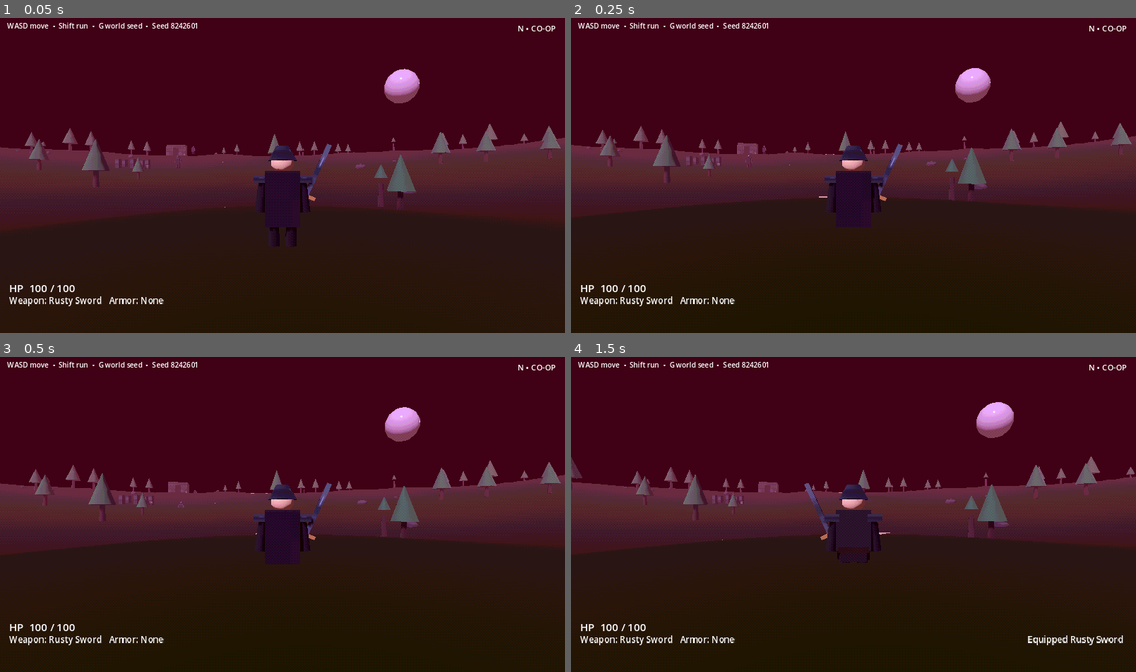
Above: before the commit, frames 1-4 (two rows, left to right).
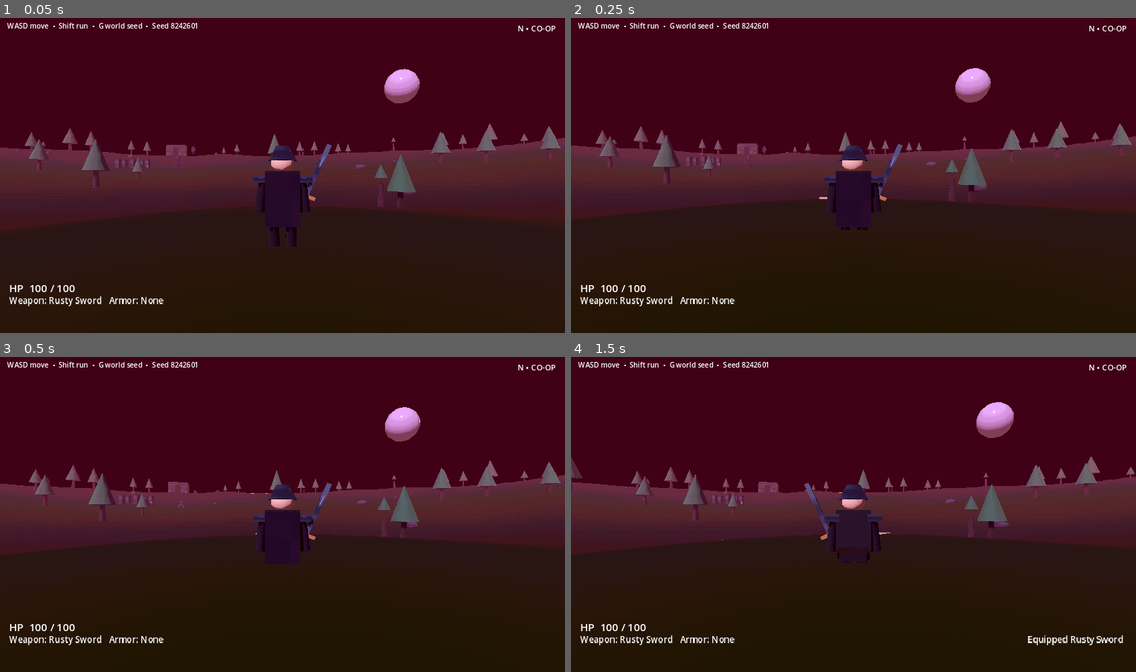
Above: after the commit, the same moments.

Repository: jasonjllind-cpu/aispel
Game: Godot game, scene res://main.tscn
Two runs of this game, one before a commit and one after it. Both use one fixed random seed, a clock stepped at 60 frames per second and the inputs below.
Inputs (mouse positions are in pixels of both pictures, inside the frame that each line leads up to):
- Up to frame 1 (0.05 s): no input
- Up to frame 2 (0.25 s): no input
- Up to frame 3 (0.5 s): no input
- Up to frame 4 (1.5 s): tap Enter at 0.5 s; move the mouse to (881, 511) at 0.52 s; press the mouse at (881, 511) at 0.53 s; hold W (move_forward) from 0.53 s (still down); tap Space (jump) at 0.77 s; move the mouse to (825, 514) at 1.27 s; release the mouse at (825, 514) at 1.28 s; tap R (equip_next) at 1.35 s

The runs differ from the first frame. In frame 1, less than 0.1% of the frame differs, in the area x 0-99%, y 34-61%; in frame 2, 0.3%, in the area x 0-100%, y 15-68%; in frame 3, less than 0.1%; in frame 4, nothing differs.

Commit message:
Signal when terrain collision is ready

Diff:
--- a/scripts/world/procedural_world_system.gd
+++ b/scripts/world/procedural_world_system.gd
@@ -1,4 +1,6 @@
 extends Node
+
+signal starting_terrain_ready
 
 const WORLD_GENERATOR_SCRIPT := preload("res://scripts/world/world_generator.gd")
 const TERRAIN_CHUNK_SCRIPT := preload("res://scripts/world/terrain_chunk.gd")
@@ -37,6 +39,7 @@
 var elapsed: float = 0.0
 var chunk_data_cache: Dictionary = {}
 var generated_region_count: int = 0
+var starting_terrain_built: bool = false
 var status_label: Label
 
 func _ready() -> void:
@@ -57,8 +60,15 @@
 	generator.call("configure", seed_value)
 	_build_status_ui(seed_value)
 	_build_starting_valley_terrain()
+	starting_terrain_built = world.has_node("GeneratedStartingValley")
+	if starting_terrain_built:
+		starting_terrain_ready.emit()
 	_scan_runtime_regions()
 	set_process(true)
+
+func is_starting_terrain_ready() -> bool:
+	return starting_terrain_built
+
 
 func _process(delta: float) -> void:
 	elapsed += delta
